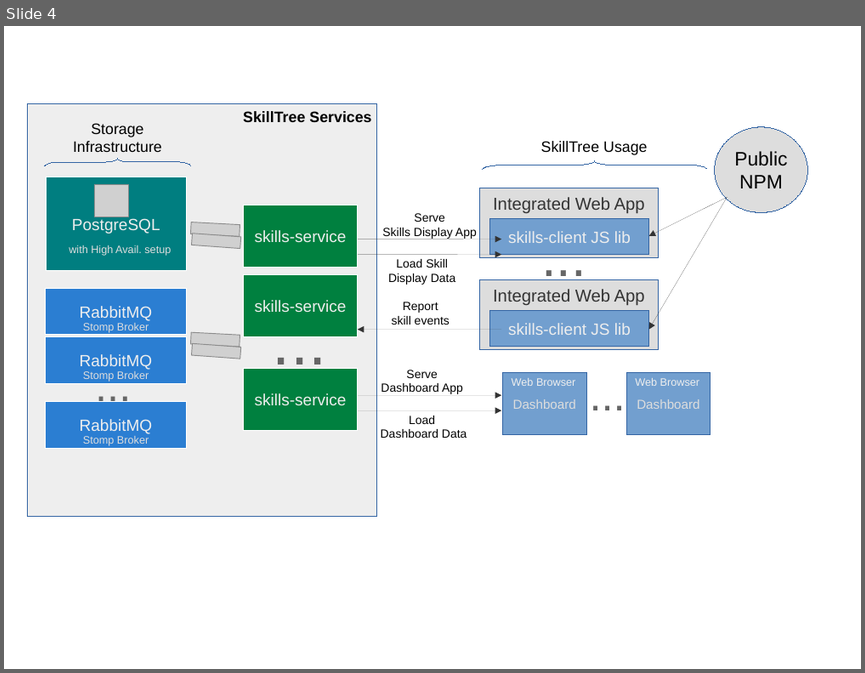
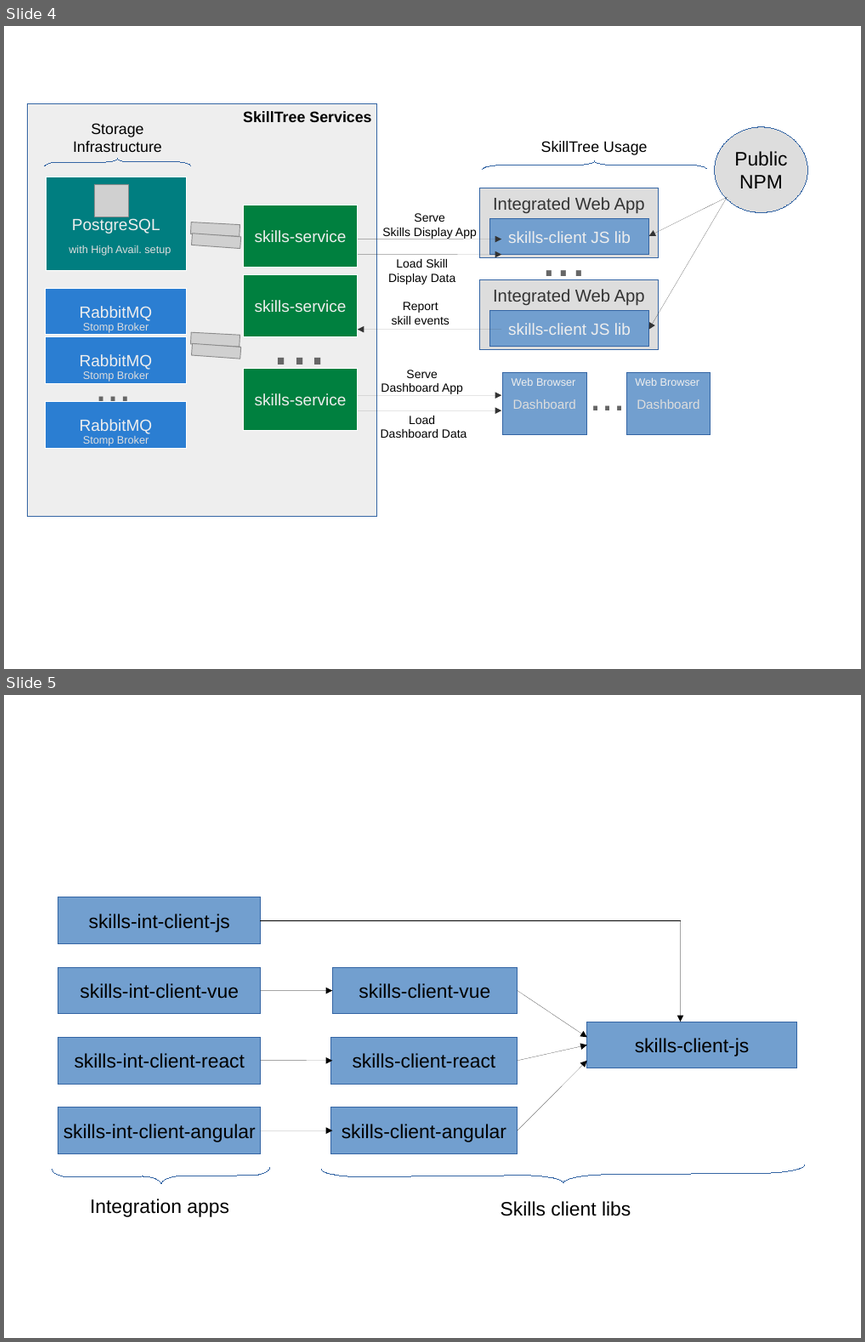
Before and after one commit to NationalSecurityAgency/skills-docs, a slide deck: diagrams_work/Diagrams.odp. Shown one above the other, each under a label of ours: slide 4 before the commit, slides 4 and 5 after it. The pictures are 865x673 and 865x1342 pixels, drawn with LibreOffice and Linux fonts; fonts in the diff are those of the drawing; grey boxes stand for pictures. Boxes give left, top, right and bottom in pixels: in the first picture for what was removed or moved away, otherwise in the second. Text is boxed around its words. In the diff, an @@ line names an element or a change of style, - is before the commit and + after.

Commit message:
#32: create contribution guide - skills-client - WIP - very rough

```diff
--- a/diagrams_work/Diagrams.odp
+++ b/diagrams_work/Diagrams.odp
@@ slide 5 added at <box>4,695,861,1338</box>, background #FFFFFF @@
@@ rectangle added at <box>58,897,261,944</box>, fill #729FCF, outline #3465A4 0 pt, 18 pt, text #000000 @@
+skills-int-client-js
@@ line added from (261, 920) to (681, 920), #000000 0 pt @@
@@ arrow added from (681, 920) to (681, 1021), #000000 0 pt @@
@@ rectangle added at <box>58,967,261,1014</box>, fill #729FCF, outline #3465A4 0 pt, 18 pt, text #000000 @@
+skills-int-client-vue
@@ rectangle added at <box>332,967,517,1014</box>, fill #729FCF, outline #3465A4 0 pt, 18 pt, text #000000 @@
+skills-client-vue
@@ arrow added from (261, 991) to (332, 991), #000000 0 pt @@
@@ arrow added from (517, 991) to (587, 1037), #000000 0 pt @@
@@ rectangle added at <box>587,1021,797,1068</box>, fill #729FCF, outline #3465A4 0 pt, 18 pt, text #000000 @@
+skills-client-js
@@ rectangle added at <box>58,1037,261,1083</box>, fill #729FCF, outline #3465A4 0 pt, 18 pt, text #000000 @@
+skills-int-client-react
@@ rectangle added at <box>330,1037,517,1083</box>, fill #729FCF, outline #3465A4 0 pt, 18 pt, text #000000 @@
+skills-client-react
@@ arrow added from (517, 1061) to (587, 1045), #000000 0 pt @@
@@ arrow added from (261, 1061) to (332, 1061), #000000 0 pt @@
@@ arrow added from (517, 1130) to (587, 1061), #000000 0 pt @@
@@ rectangle added at <box>58,1107,261,1154</box>, fill #729FCF, outline #3465A4 0 pt, 18 pt, text #000000 @@
+skills-int-client-angular
@@ rectangle added at <box>330,1107,517,1154</box>, fill #729FCF, outline #3465A4 0 pt, 18 pt, text #000000 @@
+skills-client-angular
@@ arrow added from (261, 1130) to (332, 1130), #000000 0 pt @@
@@ freeform shape added at <box>52,1168,270,1185</box>, outline #3465A4 0 pt @@
@@ freeform shape added at <box>321,1165,805,1185</box>, outline #3465A4 0 pt @@
@@ text added at <box>90,1198,229,1217</box>, 18 pt, text #000000 @@
+Integration apps
@@ text added at <box>500,1201,630,1216</box>, 18 pt, text #000000 @@
+Skills client libs
```
Also in this commit, not shown: 3 other files.
